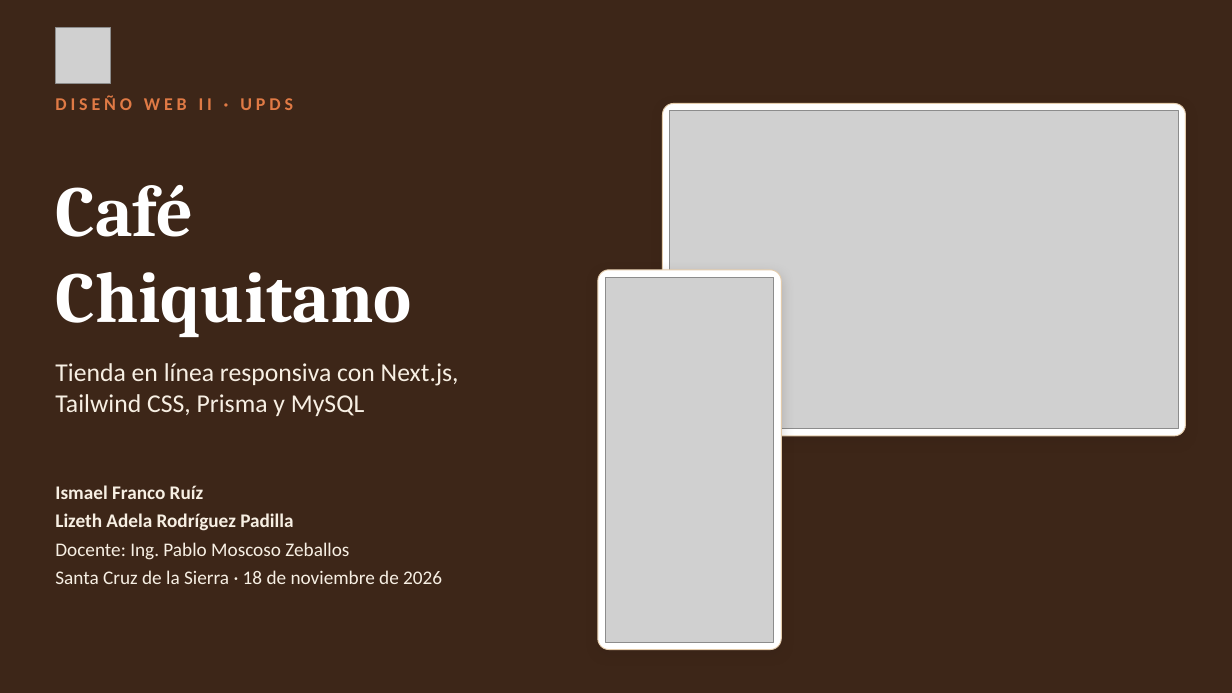
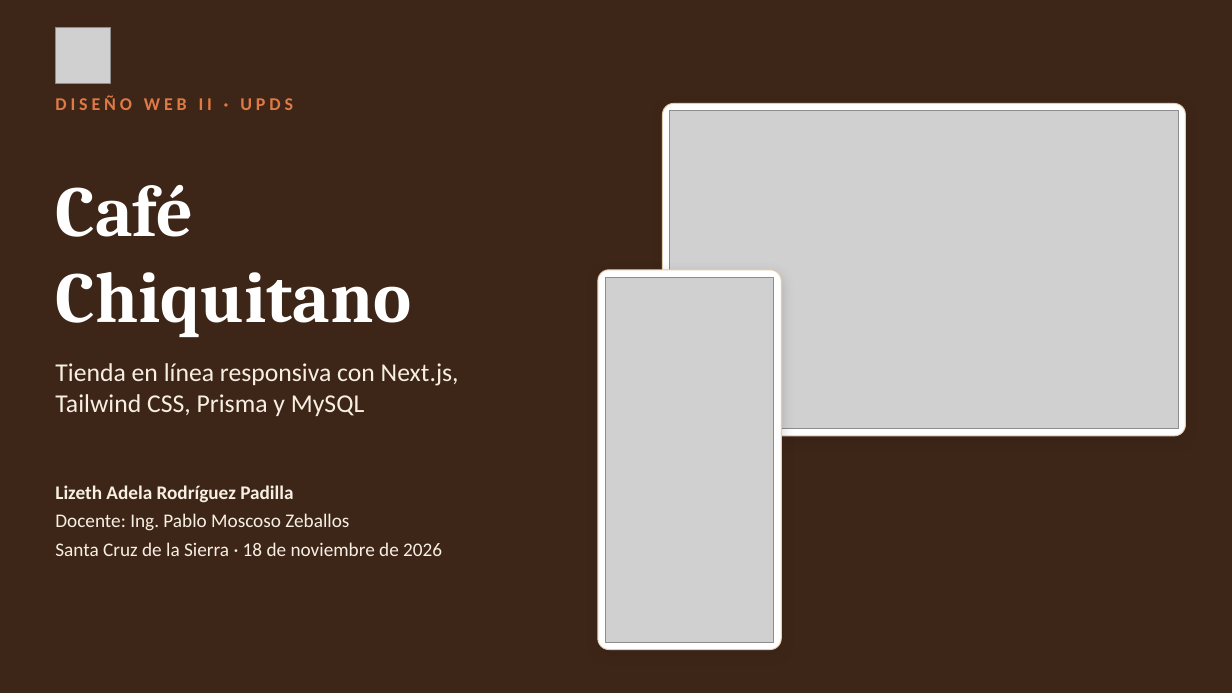
Before and after one commit to lixinrodriguez1-eng/mercado-justo-cruceno, a slide deck: slide 1 of informe/Presentacion_Cafe_Chiquitano.pptx. Drawn at 1232x693 pixels with LibreOffice and Linux fonts; fonts in the diff are those of the drawing; grey boxes stand for pictures. Boxes give left, top, right and bottom in pixels: in the first picture for what was removed or moved away, otherwise in the second. Text is boxed around its words. In the diff, an @@ line names an element or a change of style, - is before the commit and + after.

```diff
--- a/informe/Presentacion_Cafe_Chiquitano.pptx
+++ b/informe/Presentacion_Cafe_Chiquitano.pptx
@@ text at (x1=55, y1=485, x2=203, y2=499): paragraph removed @@
-Ismael Franco Ruíz
```
Also in this commit, not shown: 2 other slides changed, 2 slides removed, 3 other files.
